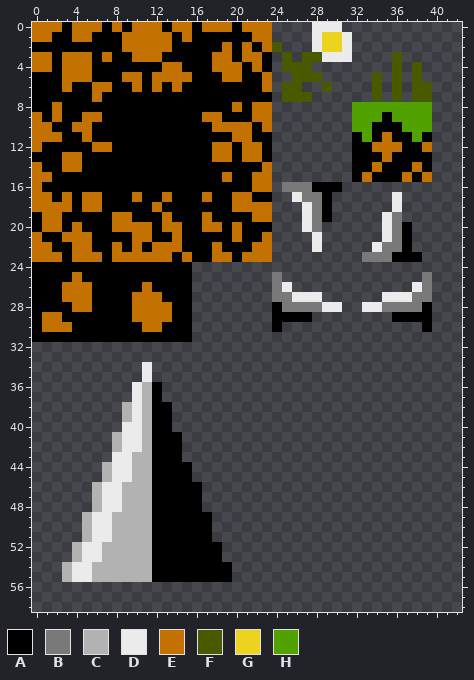
Edited in one commit: pixel-art file (concept/tilemap.aseprite). The first picture shows the starting point.
100x100 pixels, 1 frame. Shown: x 0..42, y 0..58.
Palette (. is transparent): A #000000  B #797979  C #b2b2b2  D #ebebeb  E #c37100  F #495900  G #ebd320  H #51a200
After the commit:
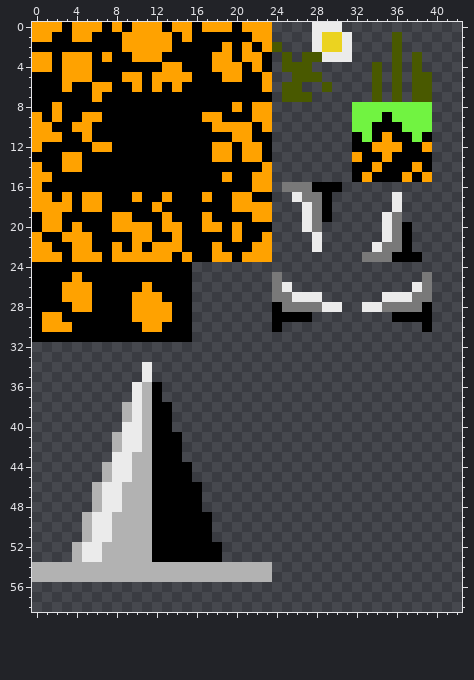
Changes in this commit:
@@ palette @@
-E #c37100
+E #ffa200
-H #51a200
+H #71f341
@@ x 32..41 @@
  0 ..........
- 1 ..........
- 2 ..........
- 3 ....F.....
- 4 ....F.F...
- 5 ..F.F.F...
+ 1 ....F.....
+ 2 ....F.....
+ 3 ....F.F...
+ 4 ..F.F.F...
+ 5 ..F.F.FF..
  6 ..F.F.FF..
@@ x 30..34 @@
 12 ..AAE
-13 ..AAA
+13 ..EAA
 14 ..AAE
@@ x 0..25 @@
 53 ....CDDCCCCCAAAAAAA.......
-54 ...CDDCCCCCCAAAAAAAA......
-55 ...CDDCCCCCCAAAAAAAA......
+54 CCCCCCCCCCCCCCCCCCCCCCCC..
+55 CCCCCCCCCCCCCCCCCCCCCCCC..
 56 ..........................
